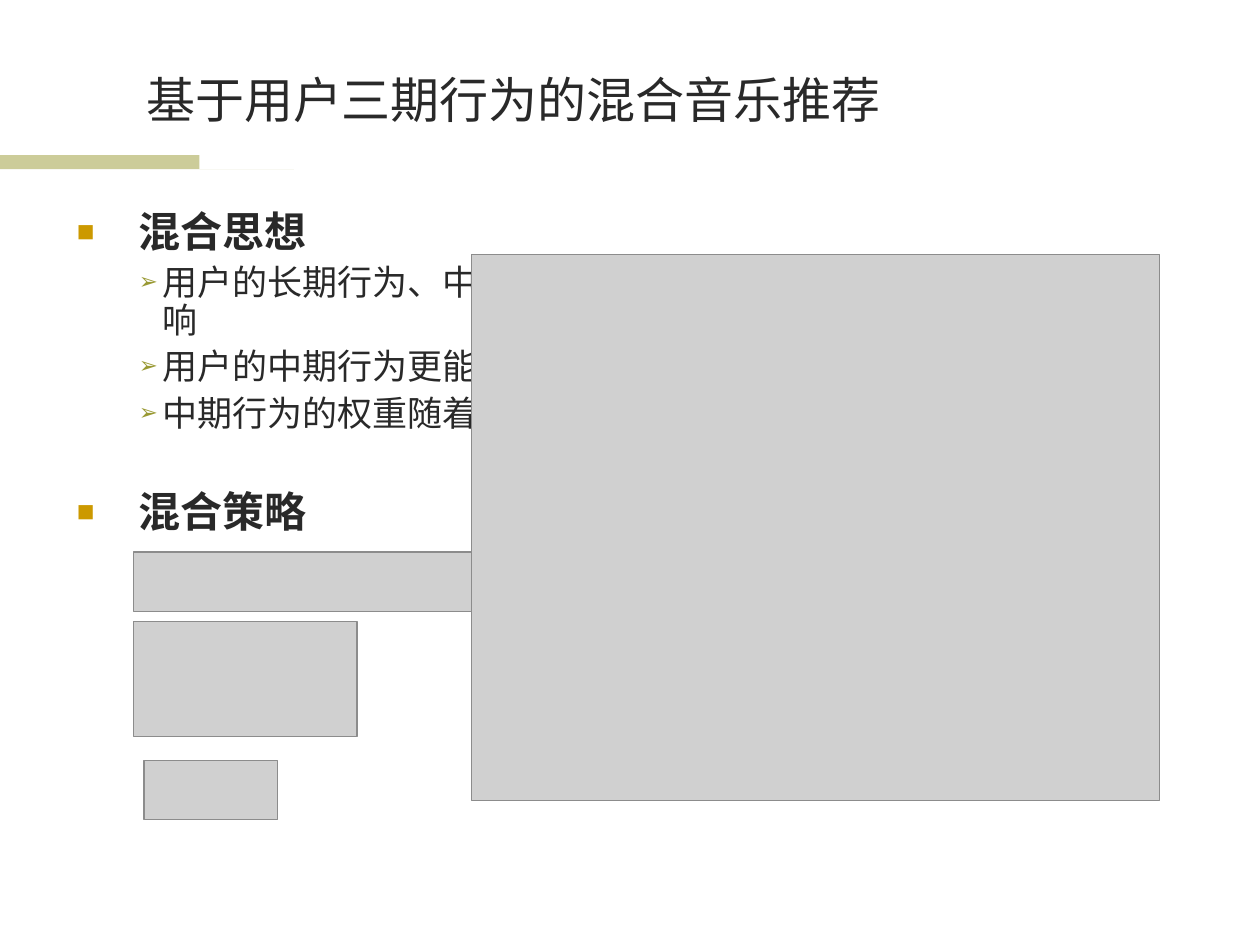
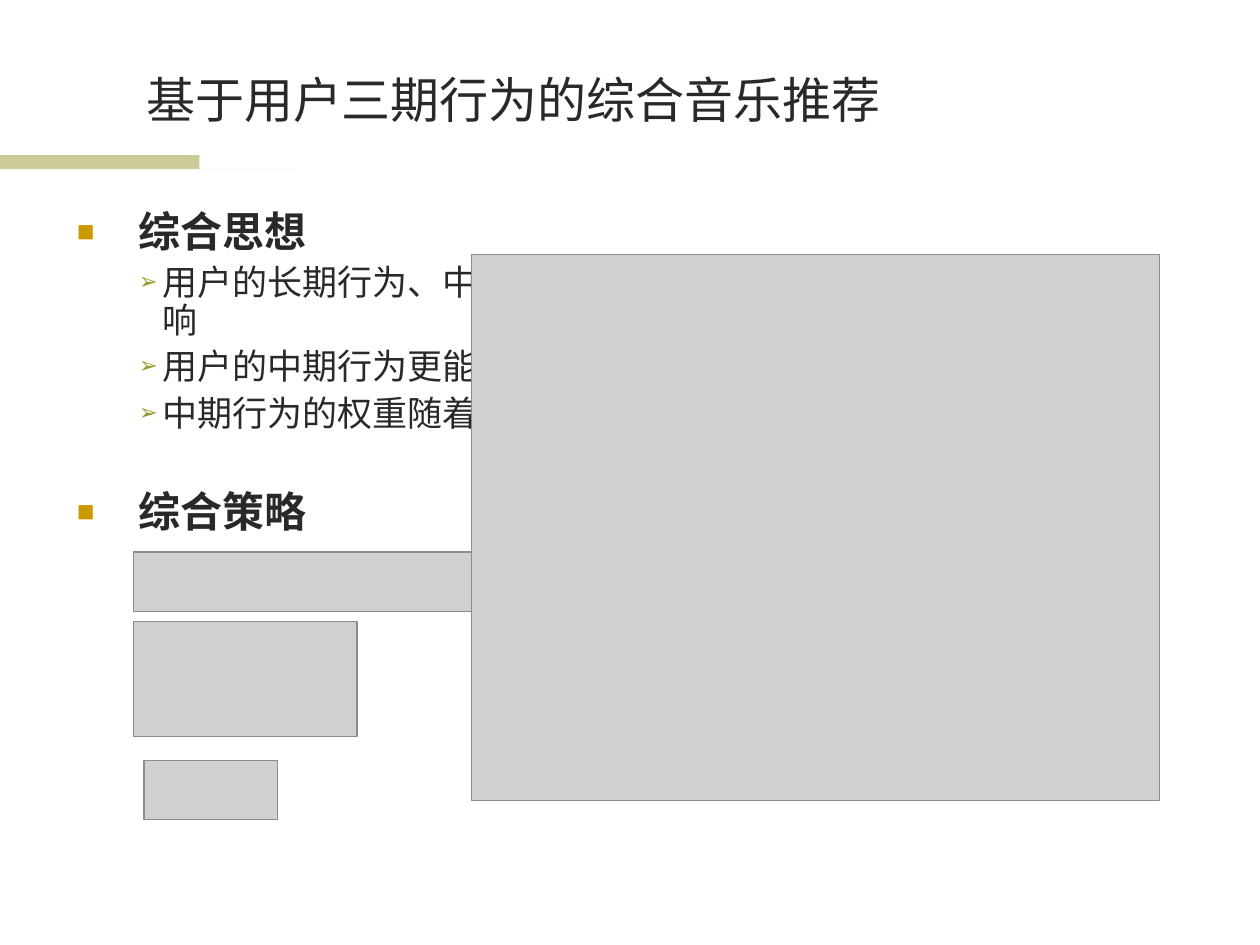
Before and after one commit to wwssttt/NJUThesis, a slide deck: slide 16 of ppt/一种基于时间序列分析的个性化音乐推荐系统及其实现.ppt. Drawn at 1260x945 pixels with LibreOffice and Linux fonts; fonts in the diff are those of the drawing; grey boxes stand for pictures; background and template pictures are left out. Boxes give left, top, right and bottom in pixels: in the first picture for what was removed or moved away, otherwise in the second. Text is boxed around its words. In the diff, an @@ line names an element or a change of style, - is before the commit and + after.

```diff
--- a/ppt/一种基于时间序列分析的个性化音乐推荐系统及其实现.ppt
+++ b/ppt/一种基于时间序列分析的个性化音乐推荐系统及其实现.ppt
@@ title at [146, 76, 880, 122]: text changed @@
-基于用户三期行为的混合音乐推荐
+基于用户三期行为的综合音乐推荐
@@ text at [139, 211, 307, 251]: text changed @@
-■ 混合思想
+■ 综合思想
@@ text at [139, 491, 307, 531]: text changed @@
-■ 混合策略
+■ 综合策略
```
Also in this commit, not shown: 13 other slides changed, 1 slide added.
